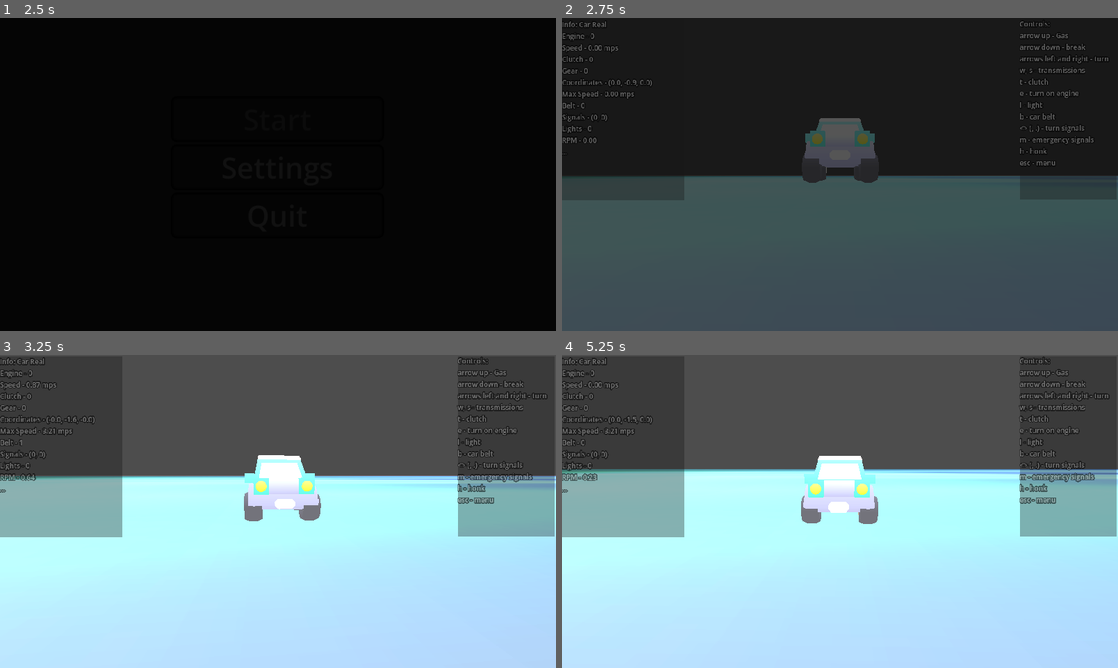
Above: before the commit, frames 1-4 (two rows, left to right).
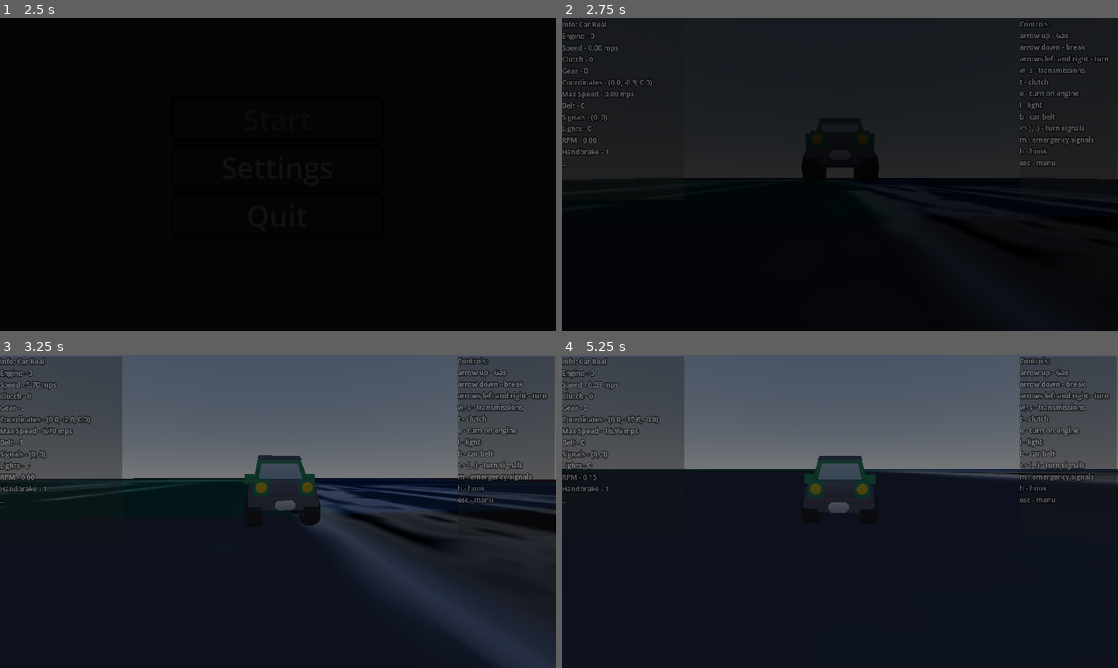
Above: after the commit, the same moments.

Repository: artemagant/JameGam
Game: Godot game, scene res://Scenes/Main/main.tscn
The game is run twice, just before and just after one commit, with the same random seed, the same clock (stepped at 60 frames per second) and the same inputs. The engine's default icon, where the game draws it, is replaced by a stand-in: a white triangle on a blue panel in a dark square.
Inputs (mouse positions are in pixels of both pictures, inside the frame that each line leads up to):
- Up to frame 1 (2.5 s): click "Settings" at 0.5 s; click "Return" at 1.25 s; click "Start" at 2 s
- Up to frame 2 (2.75 s): no input
- Up to frame 3 (3.25 s): move the mouse to (305, 511) at 2.77 s; hold Up (up) from 2.78 s (still down); hold W (add_gear) from 2.78 s (still down); tap B (belt) at 3.05 s
- Up to frame 4 (5.25 s): keep holding Up (up); move the mouse to (812, 511) at 3.52 s; release W (add_gear) at 3.53 s; tap B (belt) at 3.6 s; tap T (clutch) at 3.8 s; move the mouse to (851, 505) at 4.27 s; hold T (clutch) 4.28-5.03 s; tap M (emergency_lights) at 4.55, 5.1 s; move the mouse to (834, 517) at 5.02 s

Frame 1 is identical in both runs. In frame 2, 52% of the frame differs, in the area x 0-100%, y 32-100%; in frame 3, 85%; in frame 4, 87%, in the area x 0-100%, y 0-100%.

Commit message:
Add handbrake and working lights — like bright

Diff:
--- a/jame-gam/Scenes/Car/car.gd
+++ b/jame-gam/Scenes/Car/car.gd
@@ -1,67 +1,110 @@
 extends VehicleBody3D
 
-@export var max_RPM: = 2000
-@export var max_torque: = 1000
-@export var turn_speed: = 0.4
+# Script for car
+
+# Max Rotations Per Minute
+@export var max_RPM: float
+# Max aceleration
+@export var max_torque: float
+# Turn speed ( lower - slower )
+@export var turn_speed: float
+# hz
 @export var turn_amount: = 0.05
 
-@onready var  max_RPM_gears := [150, 2000, 500, 600, 800, 1000, 1500, 2000]
-@onready var max_torque_gears := [100, 1, 350, 400, 500, 600, 800, 1000]
+# Arrays, that describe values of car's characteristics
+@onready var  max_RPM_gears := [200, 2000, 200, 300, 500, 800, 1200, 1500]
+@onready var max_torque_gears := [150, 1, 150, 200, 400, 600, 700, 1200]
 @onready var turn_speed_gears := [3.0, 4.0, 4.0, 3.0, 2.0, 1.5, 1.0, 0.4]
 @onready var min_RPM_gears := [0, 0, 0, 50, 100, 150, 200, 400]
 
+# From scene
 @onready var cam_arm: SpringArm3D = $CamArm
 @onready var wheel_back_left: VehicleWheel3D = $wheel_back_left
 @onready var wheel_back_right: VehicleWheel3D = $wheel_back_right
 @onready var wheel_front_left: VehicleWheel3D = $wheel_front_left
 @onready var wheel_front_right: VehicleWheel3D = $wheel_front_right
 @onready var game: Node3D = $".."
+@onready var lights_1: Node3D = $body/Lights_1
+@onready var lights_2: Node3D = $body/Lights_2
 
+# Brake
 var breake: = false
-@export var brake_amount: = 2.0
+# Power of brake
+@export var brake_amount: = 5.0
 
+# Current RPM
 @onready var RPM: float
+# RPM, that loosing after new gear
 var minus_rpm: float
+# Minus everything if clutch is holding
+var clutch_mult: = 1.0
 
 func _physics_process(delta: float) -> void:
+	# check if clutch
+	if game.clutch:
+		clutch_mult = 0.5
+	else:
+		clutch_mult = 1.0
+	# check if minus rpm
 	if minus_rpm > 0:
 		minus_rpm -= 0.1
 	else:
 		minus_rpm = 0
+	# Adgast camera
 	cam_arm.position = position
+	# direction of drive ( left of right )
 	var steering_dir = Input.get_action_strength("left") - Input.get_action_strength("right")
+	# Turn of wheels
 	steering = lerp(steering, steering_dir * turn_amount, turn_speed * delta)
+	# Direction of drive ( forward or backwards)
 	var dir = Input.get_action_strength("up") if game.gear > 0 else -Input.get_action_strength("up")
+	# rpm of single wheel
 	var RPM_left = abs(wheel_back_left.get_rpm())
 	var RPM_right = abs(wheel_back_right.get_rpm())
+	# total rpm
 	RPM = (RPM_left + RPM_right) / 2.0
 	if minus_rpm > RPM:
 		RPM = 0
 	else:
 		RPM -= minus_rpm
 
-
+	# Power of engine
 	var torque = dir * max_torque * (1.0 - RPM / max_RPM)
-	if game.engine:
-		engine_force = torque
+	# Check if engine is on and apply changes
+	if game.engine and not game.handbrake:
+		engine_force = torque * clutch_mult
 		brake = 2 if dir == 0 else 0
 	else:
 		engine_force = 0
 		brake = 2
+	# Brake
 	if breake:
 		brake += brake_amount
 
-func add_gear():
+func add_gear(): # Add gear
+	# Check if rpm is alright
 	if RPM < min_RPM_gears[game.gear] - 10:
 		game.minus_gear()
+		return
+	# Minus then new
 	minus_rpm += game.gear
-	brake = 500
+	# Update stats
 	max_RPM = max_RPM_gears[game.gear]
 	max_torque = max_torque_gears[game.gear]
 	turn_speed = turn_speed_gears[game.gear]
-func minus_gear():
-	brake = 500
+func minus_gear(): # Like add gear, but without checking the rpm
 	minus_rpm += game.gear
 	max_RPM = max_RPM_gears[game.gear]
 	max_torque = max_torque_gears[game.gear]
 	turn_speed = turn_speed_gears[game.gear]
+
+func turn_lights():
+	if game.lights == 0:
+		lights_1.visible = false
+		lights_2.visible = false
+	if game.lights == 1:
+		lights_1.visible = true
+		lights_2.visible = false
+	if game.lights == 2:
+		lights_1.visible = false
+		lights_2.visible = true
--- a/jame-gam/Scenes/Car/car.tscn
+++ b/jame-gam/Scenes/Car/car.tscn
@@ -135,6 +135,74 @@
 transform = Transform3D(1, 0, 0, 0, 1, 0, 0, 0, 1, 0, 0.5, -1.0499997)
 mesh = SubResource("ArrayMesh_afscr")
 
+[node name="Lights_1" type="Node3D" parent="body" unique_id=585989909]
+visible = false
+
+[node name="Lights_1_1" type="SpotLight3D" parent="body/Lights_1" unique_id=1526480554]
+transform = Transform3D(-1, 0, 8.742278e-08, 3.3078503e-08, 0.9256528, 0.37837398, -8.092314e-08, 0.37837398, -0.9256528, 0.4361624, 0.53548455, 1.366122)
+light_color = Color(0.9564368, 0.9779274, 0.73423785, 1)
+light_energy = 10.0
+shadow_enabled = true
+distance_fade_enabled = true
+spot_range = 7.0
+
+[node name="Lights_1_2" type="SpotLight3D" parent="body/Lights_1" unique_id=1677047288]
+transform = Transform3D(-1, 1.7763568e-15, 8.7422784e-08, 2.3034659e-08, -0.9646633, 0.26348582, 8.433354e-08, 0.26348582, 0.9646633, 0.41303426, 0.45132142, 1.3175012)
+light_color = Color(0.9564368, 0.9779274, 0.73423785, 1)
+light_energy = 10.0
+spot_range = 0.12
+spot_angle = 90.0
+
+[node name="Lights_1_3" type="SpotLight3D" parent="body/Lights_1" unique_id=1566332662]
+transform = Transform3D(-1, 1.7763568e-15, 8.7422784e-08, 2.3034659e-08, -0.9646633, 0.26348582, 8.433354e-08, 0.26348582, 0.9646633, -0.4129141, 0.45224214, 1.3138562)
+light_color = Color(0.9564368, 0.9779274, 0.73423785, 1)
+light_energy = 10.0
+spot_range = 0.12
+spot_angle = 90.0
+
+[node name="Lights_1_4" type="SpotLight3D" parent="body/Lights_1" unique_id=462805386]
+transform = Transform3D(-1, 0, 8.742278e-08, 3.3078503e-08, 0.9256528, 0.37837398, -8.092314e-08, 0.37837398, -0.9256528, -0.499, 0.535, 1.337)
+light_color = Color(0.9564368, 0.9779274, 0.73423785, 1)
+light_energy = 10.0
+shadow_enabled = true
+distance_fade_enabled = true
+spot_range = 7.0
+
+[node name="Lights_2" type="Node3D" parent="body" unique_id=512088604]
+visible = false
+
+[node name="Lights_1_1" type="SpotLight3D" parent="body/Lights_2" unique_id=1090806333]
+transform = Transform3D(-1, 1.6681053e-08, -8.581657e-08, 0, 0.98162717, 0.190809, 8.742278e-08, 0.190809, -0.98162717, 0.4361624, 0.53548455, 1.366122)
+light_color = Color(1, 1, 0.5137255, 1)
+light_energy = 13.0
+light_size = 5.0
+shadow_enabled = true
+distance_fade_enabled = true
+spot_range = 13.0
+
+[node name="Lights_1_2" type="SpotLight3D" parent="body/Lights_2" unique_id=1283368891]
+transform = Transform3D(-1, 1.7763568e-15, 8.7422784e-08, 2.3034659e-08, -0.9646633, 0.26348582, 8.433354e-08, 0.26348582, 0.9646633, 0.41303426, 0.45132142, 1.3175012)
+light_color = Color(1, 1, 0.5137255, 1)
+light_energy = 13.0
+spot_range = 0.15
+spot_angle = 90.0
+
+[node name="Lights_1_3" type="SpotLight3D" parent="body/Lights_2" unique_id=380665864]
+transform = Transform3D(-1, 1.7763568e-15, 8.7422784e-08, 2.3034659e-08, -0.9646633, 0.26348582, 8.433354e-08, 0.26348582, 0.9646633, -0.4129141, 0.45224214, 1.3138562)
+light_color = Color(1, 1, 0.5137255, 1)
+light_energy = 13.0
+spot_range = 0.15
+spot_angle = 90.0
+
+[node name="Lights_1_4" type="SpotLight3D" parent="body/Lights_2" unique_id=790934911]
+transform = Transform3D(-1, 1.6681053e-08, -8.581657e-08, 0, 0.98162717, 0.190809, 8.742278e-08, 0.190809, -0.98162717, -0.499, 0.535, 1.337)
+light_color = Color(1, 1, 0.5137255, 1)
+light_energy = 13.0
+light_size = 5.0
+shadow_enabled = true
+distance_fade_enabled = true
+spot_range = 13.0
+
 [node name="wheel_back_left" type="VehicleWheel3D" parent="." unique_id=1539604403]
 transform = Transform3D(1, 0, 0, 0, 1, 0, 0, 0, 1, 0.43849683, 0.289, -0.57)
 use_as_traction = true
--- a/jame-gam/Scenes/Game/game.gd
+++ b/jame-gam/Scenes/Game/game.gd
@@ -1,37 +1,42 @@
 extends Node3D
 
+# From scene
 @onready var ui := $UI
 @onready var ui_stats := ui.get_child(1).get_child(0)
 @onready var menu_game: Node2D = $Menu_Game
 @onready var main: = get_parent()
-
 @onready var car = get_child(0)
 
-var speed: float
-@onready var _position = car.position
-var max_speed: float
-var belt: bool = false
-var turn_signals: = Vector2.ZERO
-var lights: int = 0
-var engine: = false
-var clutch: = false
-var gear: = 1
+var speed: float # speed of car
+@onready var _position = car.position # current position of car
+var max_speed: float # max speed that car reached
+var belt: bool = false # if belt on
+var turn_signals: = Vector2.ZERO # turn zignals
+var lights: int = 0 # none, light and mege
+var engine: = false # if engine on
+var clutch: = false # if clutch did
+var gear: = 1 # current gear
+
+var handbrake: = true
 
 func _ready() -> void:
-	update_ui_stats()
-	car.add_gear()
+	update_ui_stats() # update ui
+	car.add_gear() # update car stats
 
 func _process(_delta: float) -> void:
+	# check speed and update max speed
 	var current_velocity = car.linear_velocity.length()
 	speed = current_velocity -0.01
 	if speed > max_speed:
 		max_speed = speed
-	if gear > 3 and speed < 0.05:
+	if gear > 1 and speed < 0.05 and not clutch: # if speed is 0, engine is off
 		engine = false
+		main.is_engine_started = false
 
 
 func update_ui_stats() -> void:
-	_position = car.position
+	_position = car.position # update position
+	# update text
 	ui_stats.text = "Info: Car Real
 		Engine - %d
 		Speed - %.2f mps
@@ -43,9 +48,10 @@
 		Signals - (%d, %d)
 		Lights - %d
 		RPM - %.2f
-		..." %[int(engine), abs(speed), int(clutch), gear-1, _position.x, _position.y, _position.z, max_speed, int(belt), turn_signals.x, turn_signals.y, lights, car.RPM]
+		Handbrake - %d
+		..." %[int(engine), abs(speed), int(clutch), gear-1, _position.x, _position.y, _position.z, max_speed, int(belt), turn_signals.x, turn_signals.y, lights, car.RPM, int(handbrake)]
 
-func show_menu():
+func show_menu(): # shows game menu
 	if menu_game.visible:
 		menu_game.visible = false
 		Input.mouse_mode = Input.MOUSE_MODE_CAPTURED
@@ -53,55 +59,57 @@
 		menu_game.visible = true
 		Input.mouse_mode = Input.MOUSE_MODE_VISIBLE
 
-func return_to_menu():
+func return_to_menu(): # Close 3d
 	ui.visible = false
 	main.return_to_menu_2()
 
-func honk():
+func honk(): # honk
 	print("honk")
 
-func signal_left():
+func signal_left(): # signal left
 	if turn_signals == Vector2(1, 1):
 		return
 	if turn_signals == Vector2(1, 0):
 		turn_signals = Vector2.ZERO
 		return
 	turn_signals = Vector2(1, 0)
-func signal_right():
+func signal_right(): # signal right
 	if turn_signals == Vector2(1, 1):
 		return
 	if turn_signals == Vector2(0, 1):
 		turn_signals = Vector2.ZERO
 		return
 	turn_signals = Vector2(0, 1)
-func signal_emergency():
+func signal_emergency(): # both signals
 	if turn_signals == Vector2(1, 1):
 		turn_signals = Vector2.ZERO
 		return
 	turn_signals = Vector2(1,1)
 
-func lights_connect():
+func lights_connect(): # lights
 	if lights == 2:
 		lights = 0
+		car.turn_lights()
 		return
 	lights += 1
+	car.turn_lights()
 
-func start_engine():
+func start_engine(): # start engine
 	engine = true
-func stop_engine():
+func stop_engine(): # off engine
 	engine = false
 
-func _on_ui_update_timer_timeout() -> void:
+func _on_ui_update_timer_timeout() -> void: # update ui on timer
 	update_ui_stats()
 
-func add_gear():
+func add_gear(): # add gear
 	if clutch and gear < 7:
 		gear += 1
 		car.add_gear()
-func minus_gear():
+func minus_gear(): # minus gear
 	if clutch and gear > 0:
 		gear -= 1
 		car.minus_gear()
 
-func breake(iss: bool = true):
+func breake(iss: bool = true): # brake
 	car.breake = iss
--- a/jame-gam/Scenes/Game/game.tscn
+++ b/jame-gam/Scenes/Game/game.tscn
@@ -19,15 +19,22 @@
 
 [sub_resource type="BoxMesh" id="BoxMesh_vifcx"]
 material = SubResource("StandardMaterial3D_qikps")
+size = Vector3(2000, 100, 2000)
 
 [sub_resource type="BoxShape3D" id="BoxShape3D_qxfds"]
-size = Vector3(434.67813, 132.05763, 1597.6786)
+size = Vector3(2000, 100, 2000)
+
+[sub_resource type="ProceduralSkyMaterial" id="ProceduralSkyMaterial_flgk0"]
+ground_curve = 1.4545816
+
+[sub_resource type="Sky" id="Sky_vifcx"]
+sky_material = SubResource("ProceduralSkyMaterial_flgk0")
 
 [sub_resource type="Environment" id="Environment_mv0hc"]
+background_mode = 2
+background_energy_multiplier = 0.7
+sky = SubResource("Sky_vifcx")
 ambient_light_source = 3
-ambient_light_color = Color(0.7953939, 0.79539394, 0.7953939, 1)
-ambient_light_sky_contribution = 0.1
-ambient_light_energy = 8.0
 
 [node name="Game" type="Node3D" unique_id=613764105]
 script = ExtResource("1_i1e5p")
@@ -54,7 +61,7 @@
 physics_material_override = SubResource("PhysicsMaterial_ev4jc")
 
 [node name="MeshInstance3D" type="MeshInstance3D" parent="Floor" unique_id=1501619973]
-transform = Transform3D(19259.922, 0, 0, 0, 2.5270913, 0, 0, 0, 3231.72, 0, 0, 0)
+transform = Transform3D(1, 0, 0, 0, 1, 0, 0, 0, 1, 30.76453, -63.62037, -75.71051)
 mesh = SubResource("BoxMesh_vifcx")
 
 [node name="CollisionShape3D" type="CollisionShape3D" parent="Floor" unique_id=725954734]
--- a/jame-gam/Scenes/Game_UI/ui.tscn
+++ b/jame-gam/Scenes/Game_UI/ui.tscn
@@ -150,6 +150,15 @@
 action = "clutch"
 visibility_mode = 1
 
+[node name="Clutch2" type="TouchScreenButton" parent="Phone_Buttons" unique_id=1064679502]
+position = Vector2(111.00001, 247)
+scale = Vector2(0.42968744, 0.36406276)
+texture_normal = ExtResource("1_5ntg7")
+shape = SubResource("RectangleShape2D_aa8u4")
+passby_press = true
+action = "handbrake"
+visibility_mode = 1
+
 [node name="Add_Gear" type="TouchScreenButton" parent="Phone_Buttons" unique_id=1505110472]
 position = Vector2(724, 164)
 scale = Vector2(0.42968744, 0.36406276)
--- a/jame-gam/Scenes/Main/main.gd
+++ b/jame-gam/Scenes/Main/main.gd
@@ -1,19 +1,19 @@
 extends Node2D
 
-
+# from scene
 @onready var fade: ColorRect = $Fade
 @onready var menu: Node2D = $Menu
 @onready var settings_menu: Node2D = $Settings_Menu
 @export var game = preload("res://Scenes/Game/game.tscn")
-
+# current node
 @onready var current_state: Node = menu
-
+# past scene
 @onready var past_scene: Node = menu
-
+# timer for turn on engine
 @onready var engine_timer: Timer
-@export var engine_start_wait_time := 2.0
-var e_pressed := false
-var is_engine_started := false
+@export var engine_start_wait_time := 2.0 # wait time
+var e_pressed := false # e pressed
+var is_engine_started := false # is engine sterted
 
 func _ready() -> void:
 	# Connect signals
@@ -24,29 +24,29 @@
 	settings_menu.connect("_return", _return)
 	_fade()
 
-func _fade(to_alfa = 0.0, time = 0.5):
+func _fade(to_alfa = 0.0, time = 0.5): # fade
 	var tween: = get_tree().create_tween()
 	tween.tween_property(fade, "modulate:a", to_alfa, time)
 	await tween.finished
 
-func change_state(state: Node = menu):
+func change_state(state: Node = menu): # change between visibility of current state and new ( settings and menu )
 	current_state.visible = false
 	current_state = state
 	state.visible = true
 
-func quit():
+func quit(): # quit
 	await _fade(1.0)
 	get_tree().quit()
 
-func settings():
+func settings(): # open settings
 	await _fade(1.0)
 	change_state(settings_menu)
 	await _fade()
 
-func start():
-	if game and game is Node3D:
+func start(): # start 3d fame
+	if game and game is Node3D: # check if instantiated
 		return
-	game = game.instantiate()
+	game = game.instantiate() # instantiate
 	await _fade(1.0)
 	current_state.visible = false
 	current_state = game
@@ -54,77 +54,85 @@
 	engine_timer = game.get_child(3)
 	await _fade()
 
-func return_to_menu():
+func return_to_menu(): # return to menu from settings
 	await _fade(1.0)
 	past_scene = menu
 	change_state(menu)
 	await _fade()
 
-func _return():
+func _return(): # return to menu from settings
 	await _fade(1.0)
 	change_state(past_scene)
 	await _fade()
 
-func return_to_menu_2():
+func return_to_menu_2(): # return to menu from menu in game
 	await _fade(1.0)
-	game.queue_free()
+	game.queue_free() # close game
 	change_state(menu)
 	game = preload("res://Scenes/Game/game.tscn")
 	is_engine_started = false
 	e_pressed = false
 	await _fade()
 
-func _input(event: InputEvent) -> void:
-	if game and game is Node3D and game in get_children():
-		if event.is_action_pressed("fix"):
+func _input(event: InputEvent) -> void: # connect every input
+	if game and game is Node3D and game in get_children(): # check if in-game
+		if event.is_action_pressed("fix"): #r  fix - apply impuls to the car
 			var car = game.get_child(0)
 			if car.global_transform.basis.y.dot(Vector3.UP) >= 0.5:
 				return
 			car.apply_central_impulse(Vector3(0, 1000, 0))
 			car.global_transform.basis = Basis()
-		if event.is_action_pressed("exit"):
+		if event.is_action_pressed("exit"): #esc ESC - opens game menu
 			game.show_menu()
 			Input.mouse_mode = Input.MOUSE_MODE_VISIBLE
-		if event.is_action_pressed("belt"):
+		if event.is_action_pressed("belt"): #b belt
 			game.belt = !game.belt
-		if event.is_action_pressed("honk"):
+		if event.is_action_pressed("honk"): #h honk - honk
 			game.honk()
-		if event.is_action_pressed("emergency_lights"):
+		if event.is_action_pressed("emergency_lights"): #m turn on both signals
 			game.signal_emergency()
-		if event.is_action_pressed("turn_left"):
+		if event.is_action_pressed("turn_left"): #,< turn on left signal
 			game.signal_left()
-		if event.is_action_pressed("turn_right"):
+		if event.is_action_pressed("turn_right"): #.> turn on right signal
 			game.signal_right()
-		if event.is_action_pressed("lights"):
+		if event.is_action_pressed("lights"): #l turn on lights
 			game.lights_connect()
-		if event.is_action_pressed("engine"):
+		if event.is_action_pressed("engine"): #e start engine
 			e_pressed = true
 			start_engine()
-		if event.is_action_released("engine"):
+		if event.is_action_released("engine"): #e-r check for pressed
 			e_pressed = false
 			engine_timer.stop()
-		if event.is_action_pressed("clutch"):
+		if event.is_action_pressed("clutch"): #t add clutch
 			game.clutch = true
-		if event.is_action_released("clutch"):
+		if event.is_action_released("clutch"): #t-r minus clutch
 			game.clutch = not true
-		if event.is_action_pressed("add_gear"):
+		if event.is_action_pressed("add_gear"): #w add gear
 			game.add_gear()
-		if event.is_action_pressed("minus_gear"):
+		if event.is_action_pressed("minus_gear"): #s minus gear
 			game.minus_gear()
-		if event.is_action_pressed("down"):
+		if event.is_action_pressed("down"): #arrow down brake
 			game.breake()
-		if event.is_action_released("down"):
+		if event.is_action_released("down"): #arrow down-r turn off brake
 			game.breake(false)
+		if event.is_action_pressed("handbrake"):
+			if game.handbrake:
+				game.handbrake = false
+			else:
+				game.handbrake = true
 
-func start_engine():
-	if is_engine_started:
+func start_engine(): # start engine
+	if is_engine_started: # if started, turn it off
 		is_engine_started = false
 		e_pressed = false
 		game.stop_engine()
 		return
-	engine_timer.start(engine_start_wait_time)
-	await engine_timer.timeout
-	if e_pressed:
+	engine_timer.start(engine_start_wait_time) # start timer
+	await engine_timer.timeout # wait
+	if e_pressed: # check if e still pressed
 		game.start_engine()
+	else:
+		e_pressed = false
+		return
 	e_pressed = false
 	is_engine_started = true
--- a/jame-gam/project.godot
+++ b/jame-gam/project.godot
@@ -114,6 +114,11 @@
 "events": [Object(InputEventKey,"resource_local_to_scene":false,"resource_name":"","device":-1,"window_id":0,"alt_press …(192 unchanged characters)…
 ]
 }
+handbrake={
+"deadzone": 0.2,
+"events": [Object(InputEventKey,"resource_local_to_scene":false,"resource_name":"","device":0,"window_id":0,"alt_pressed":false,"shift_pressed":false,"ctrl_pressed":false,"meta_pressed":false,"pressed":false,"keycode":0,"physical_keycode":32,"key_label":0,"unicode":0,"location":0,"echo":false,"script":null)
+]
+}
 
 [physics]
 
